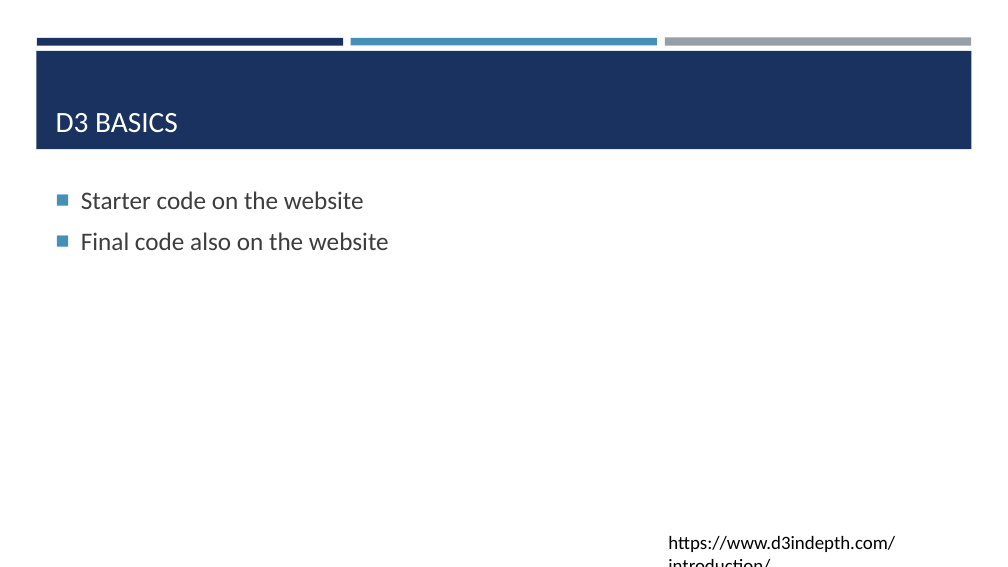
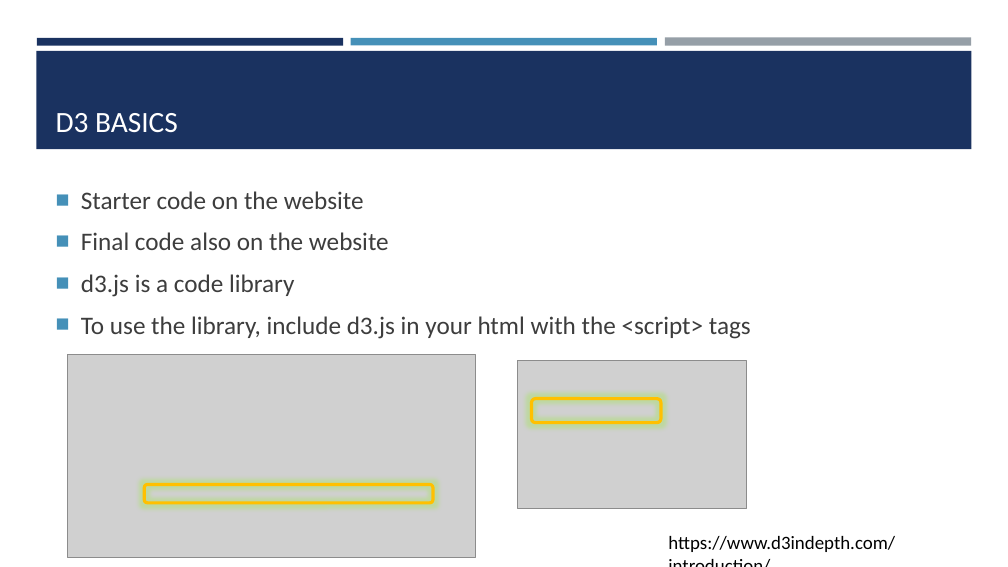
Before and after one commit to amosca01/SDS-CSC235, a slide deck: slide 10 of slides/06-d3.pptx. Drawn at 1008x567 pixels with LibreOffice and Linux fonts; fonts in the diff are those of the drawing; grey boxes stand for pictures. Boxes give left, top, right and bottom in pixels: in the first picture for what was removed or moved away, otherwise in the second. Text is boxed around its words. In the diff, an @@ line names an element or a change of style, - is before the commit and + after.

```diff
--- a/slides/06-d3.pptx
+++ b/slides/06-d3.pptx
@@ text at (81,274,751,339): paragraphs added @@
+■ d3.js is a code library
+■ To use the library, include d3.js in your html with the <script> tags
@@ picture added at (68,355,476,557) @@
@@ picture added at (518,361,747,509) @@
@@ rounded rectangle added at (532,399,661,423), outline #FFC000 3 pt @@
@@ rounded rectangle added at (144,485,433,503), outline #FFC000 3 pt @@
```
Also in this commit, not shown: 4 other slides changed, 8 slides added, 6 other files.
